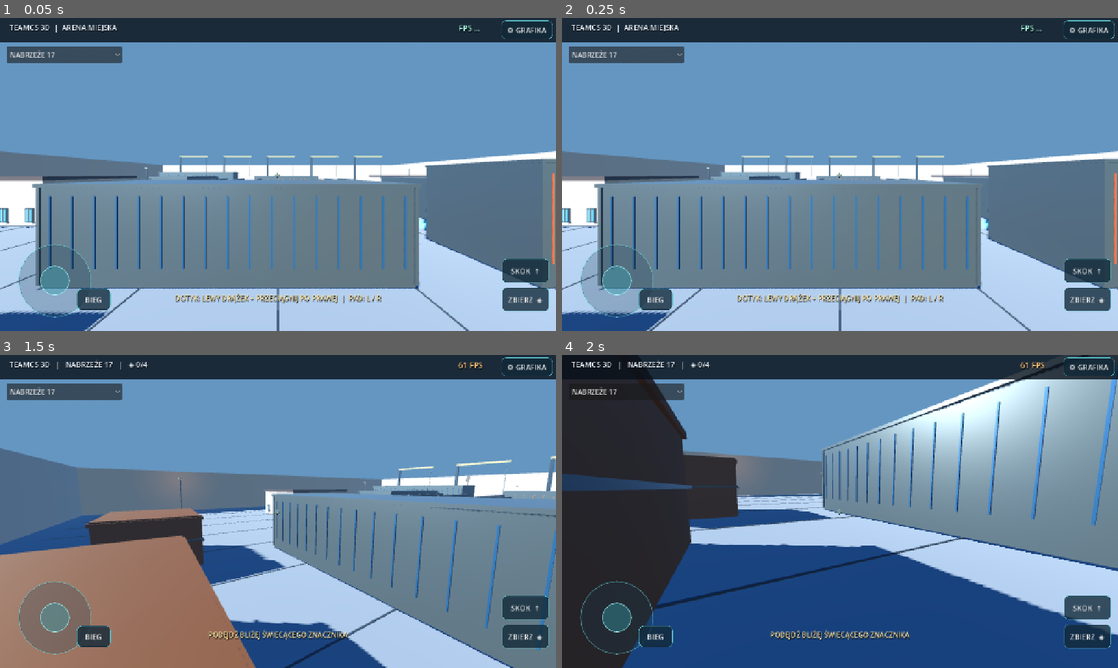
Above: before the commit, frames 1-4 (two rows, left to right).
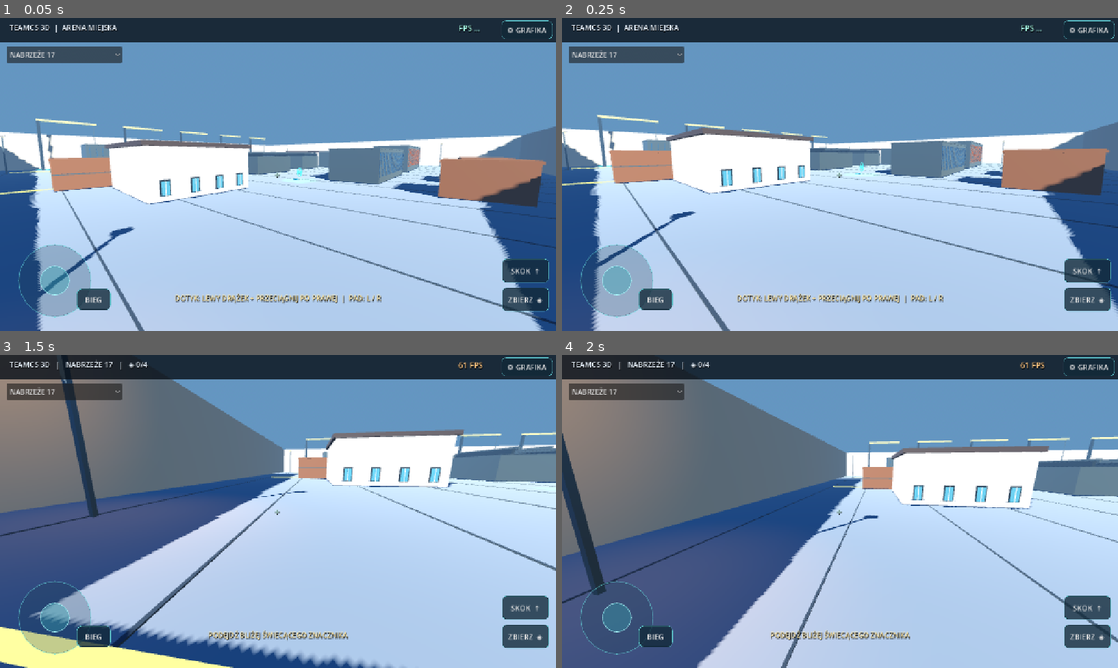
Above: after the commit, the same moments.

Repository: bartus9711-spec/neon-strike-android
Game: Godot game, scene res://scenes/main.tscn
The game is run twice, just before and just after one commit, with the same random seed, the same clock (stepped at 60 frames per second) and the same inputs.
Inputs (mouse positions are in pixels of both pictures, inside the frame that each line leads up to):
- Up to frame 1 (0.05 s): no input
- Up to frame 2 (0.25 s): no input
- Up to frame 3 (1.5 s): tap Enter at 0.5 s; move the mouse to (400, 495) at 0.52 s; hold D 0.53-1.28 s; tap E at 0.6, 1.35 s; click (400, 495) at 0.67 s; tap Space at 0.77 s; move the mouse to (250, 511) at 1.27 s; hold W from 1.28 s (still down)
- Up to frame 4 (2 s): keep holding W; tap Space at 1.52 s

The runs differ from the first frame. In frame 1, 47% of the frame differs, in the area x 0-100%, y 32-100%; in frame 2, 48%; in frame 3, 68%; in frame 4, 75%, in the area x 0-100%, y 0-100%.

Commit message:
fix(godot): use collision-checked faction spawns and orient camera toward center on all eight maps

Diff:
--- a/godot/scripts/main.gd
+++ b/godot/scripts/main.gd
@@ -271,10 +271,14 @@
         _make_beacon(pos)
     if is_instance_valid(hero):
         hero.velocity = Vector3.ZERO
-        hero.global_position = Vector3(0,1.8,31)
+        var authored_spawn: Vector3 = arena.spawn_position()
+        hero.global_position = authored_spawn
         hero.rotation = Vector3.ZERO
-    heading = 0.0
-    elevation = 0.0
+        # Aim across the level from the faction spawn, not into nearby cover.
+        heading = atan2(authored_spawn.x, authored_spawn.z)
+    else:
+        heading = 0.0
+    elevation = -.10
     if is_instance_valid(hud):
         hud.set_map(map_index, str(arena.current_map.get("name", "ARENA")))
 
